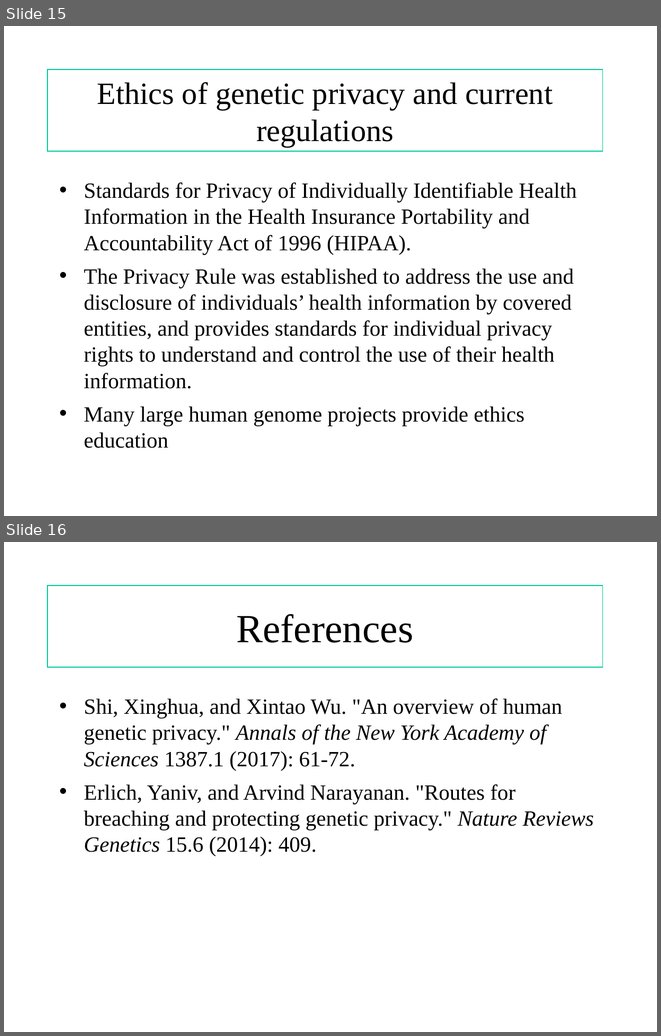
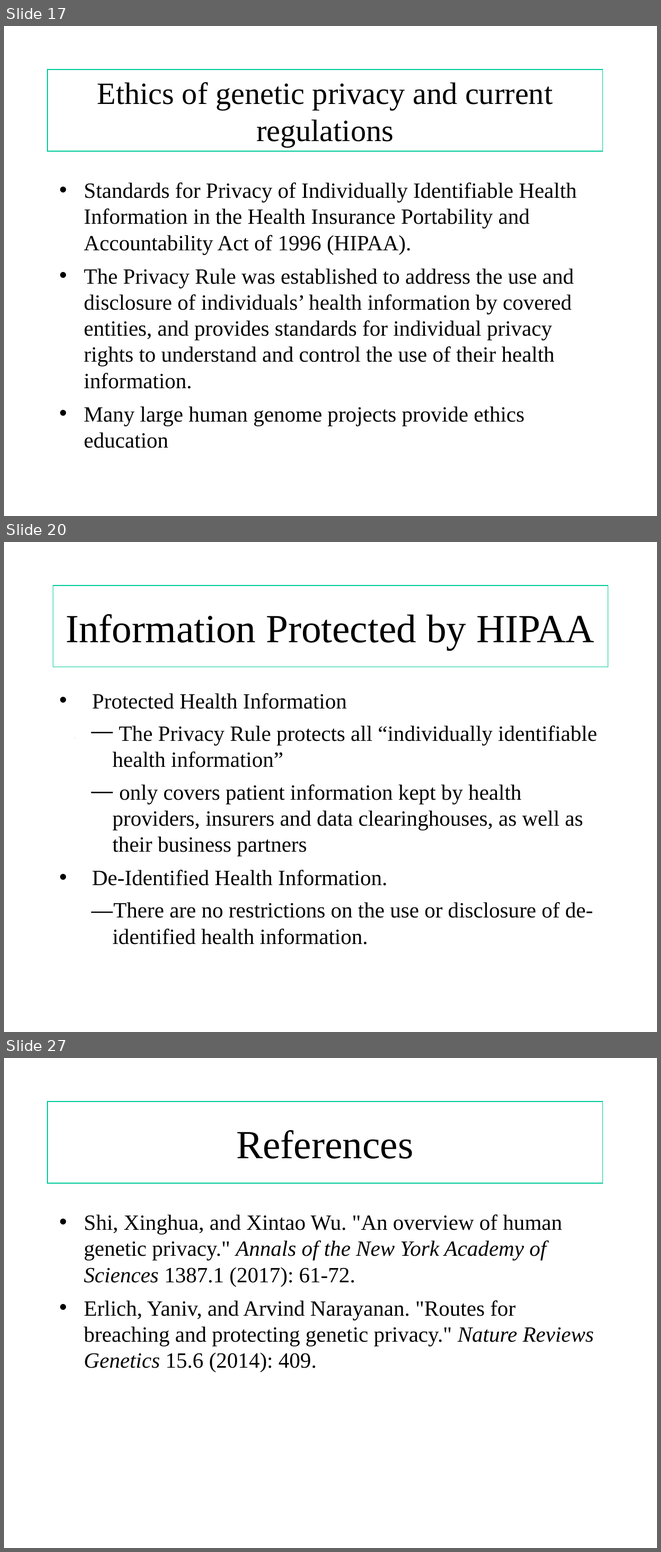
Before and after one commit to shilab/Genetic-Privacy-, a slide deck: risks and ethics.ppt. Shown one above the other, each under a label of ours: slides 15 and 16 before the commit, slides 17, 20 and 27 after it; the slides between them are not shown. The pictures are 661x1036 and 661x1552 pixels, drawn with LibreOffice and Linux fonts; fonts in the diff are those of the drawing. Boxes give left, top, right and bottom in pixels: in the first picture for what was removed or moved away, otherwise in the second. Text is boxed around its words. In the diff, an @@ line names an element or a change of style, - is before the commit and + after.

```diff
--- a/risks and ethics.ppt
+++ b/risks and ethics.ppt
@@ slide 20 added at [4, 542, 657, 1032], background #FFFFFF @@
@@ title added at [53, 586, 608, 668], outline #00CC99 0.74 pt, 44 pt, text #000000 @@
+Information Protected by HIPAA
@@ text added at [92, 693, 597, 944], 24 pt, text #000000 @@
+• Protected Health Information
+  The Privacy Rule protects all “individually identifiable health information”
+  only covers patient information kept by health providers, insurers and data clearinghouses, as well as their business partners
+• De-Identified Health Information.
+  There are no restrictions on the use or disclosure of de-identified health information.
@@ line added from (74, 738) to (74, 738), #000000 0.74 pt @@
@@ line added from (91, 733) to (113, 733), #000000 1.5 pt @@
@@ line added from (91, 792) to (113, 792), #000000 1.5 pt @@
@@ line added from (91, 912) to (113, 912), #000000 1.5 pt @@
@@ what was slide 15 is now slide 17 @@
@@ what was slide 16 is now slide 27 @@
```
Also in this commit, not shown: 10 other slides added.
